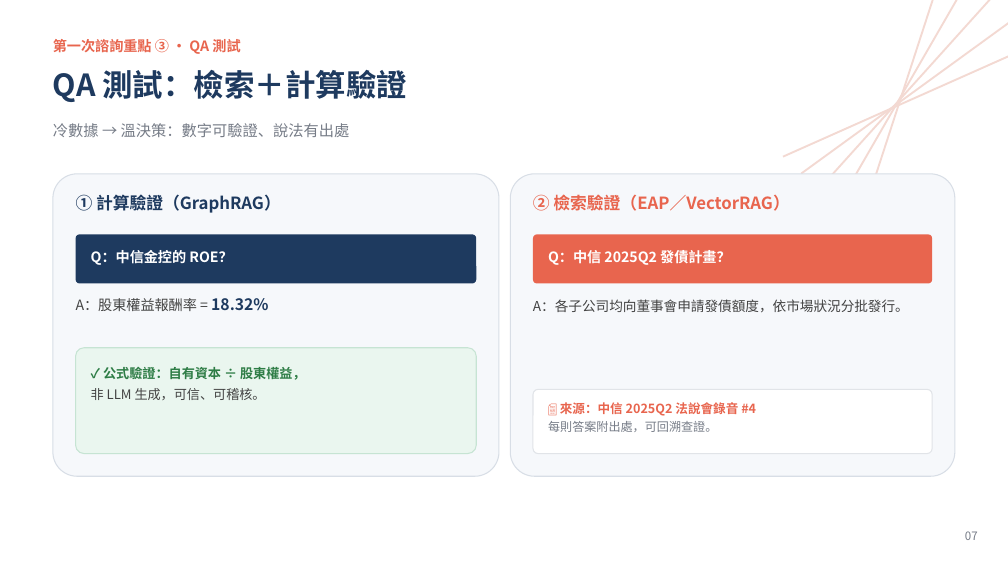
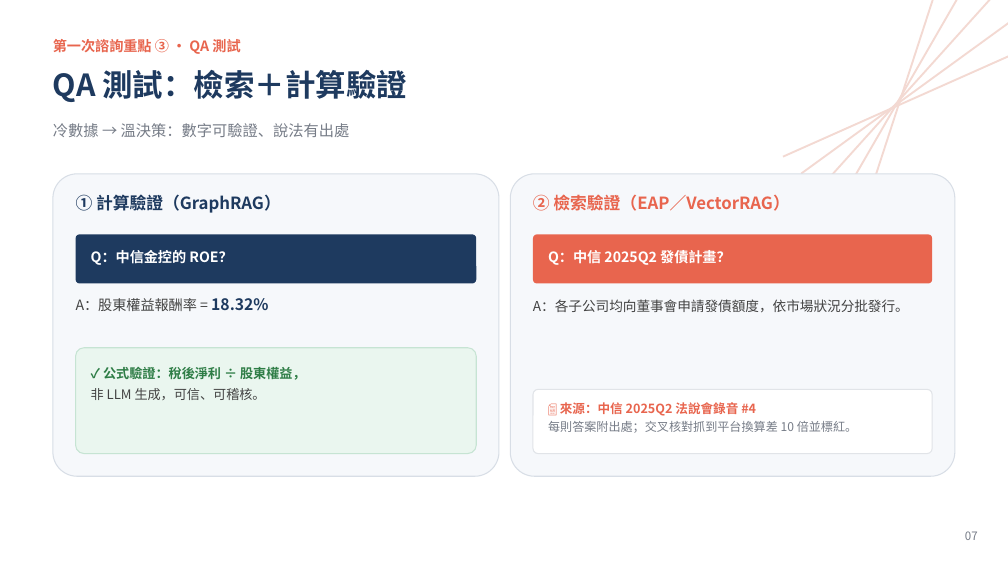
Before and after one commit to WangChiaChen/hybrid-rag-project, a slide deck: slide 7 of 顧問簡報_升級版.pptx. Drawn at 1008x567 pixels with LibreOffice and Linux fonts; fonts in the diff are those of the drawing. Boxes give left, top, right and bottom in pixels: in the first picture for what was removed or moved away, otherwise in the second. Text is boxed around its words. In the diff, an @@ line names an element or a change of style, - is before the commit and + after.

```diff
--- a/顧問簡報_升級版.pptx
+++ b/顧問簡報_升級版.pptx
@@ text at (103,367,306,380): text changed @@
-✓ 公式驗證：自有資本 ÷ 股東權益，
+✓ 公式驗證：稅後淨利 ÷ 股東權益，
@@ text at (548,421,857,433): text changed @@
-每則答案附出處，可回溯查證。
+每則答案附出處；交叉核對抓到平台換算差 10 倍並標紅。
```
Also in this commit, not shown: 1 other file.
